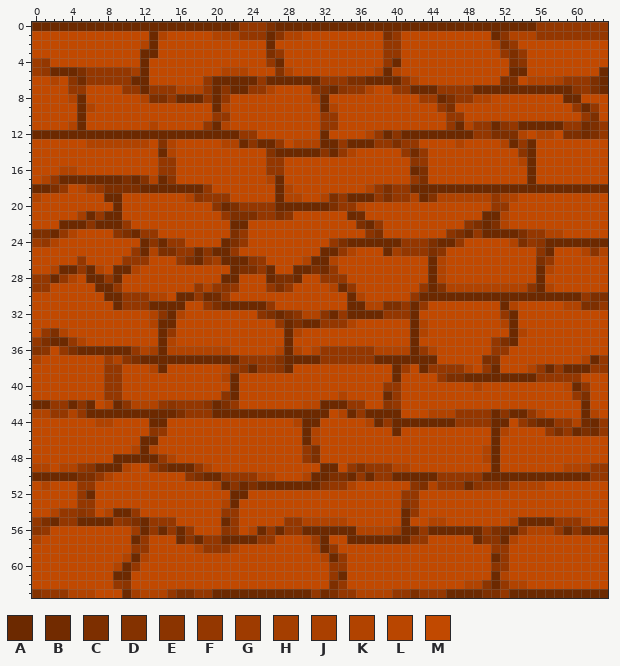
Edited in one commit: pixel-art sprite (Assets/Levels/ModularKit/WallCorner_Brick.png). Above is the file before it was changed.
The file is 64x64 pixels. Colours within 5 levels of each other are drawn and written as one.
Palette (. is transparent): A #6c2900  B #722b00  C #7d2f00  D #843200  E #8b3400  F #943700  G #9e3b00  H #a43e00  J #aa4000  K #b14300  L #b94600  M #c14900
After:
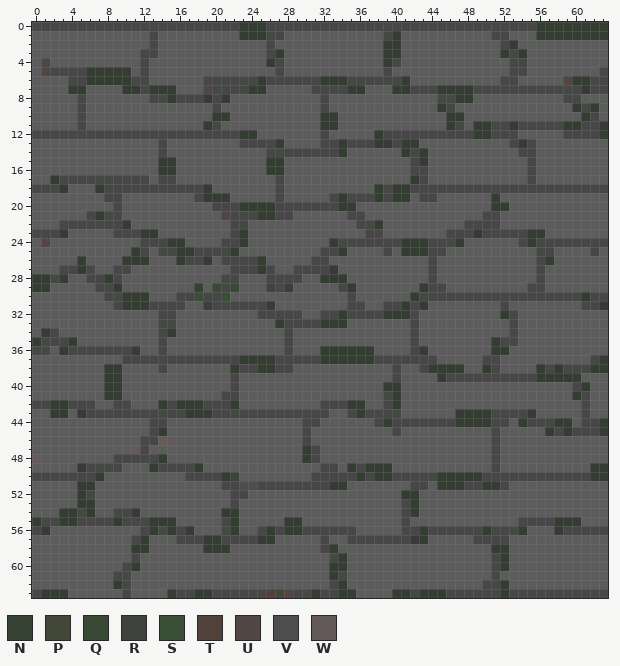
Colours new in this view: N #364334  P #424737  Q #394936  R #3e443d  S #3b4f38  T #51413b  U #514644  V #4e4e4e  W #635a59
The author wrote: Changed bricks to cobblestone work
Edits made:
colour A: #6c2900 -> #474747
colour F: #943700 -> #343d32
colour M: #c14900 -> #5c5c5c
Changed rows in their new state; - is a pixel that keeps its letter.
first column x 0:
 0 --------------------------A-------------------------------------
 1 --------------M-----MMM----AMM---------A------------AMMM--------
 2 ------------M--------------------------------------MA-----------
 3 --------------------------A--------------------------A----------
 4 MU---------------------------------------------------AA---------
 5 MU---A-----M---------MMM---AM---------M-M-----------------------
 6 --M-AA-------------A---------------AA-----M---------AA-MMMMU--A-
 7 ----------------MMMU-A----M----AA-A--M----------------------A-A-
 8 ----M-------MAA----------------M-----------MM-A--MM-------------
 9 ------M--------------M-----------M------------A-----------------
10 --------------------------------------------------------------A-
11 ----M--------M-------M--------------------------M---A--------AA-
12 -------------------------------------M--A----------AAAM-MM-AAAA-
13 ------MMMMMMM-AM-----MM-A----MMM--------A------M----M-----------
14 ---------------M----------A-----A--M------A-----------A---------
15 ------------------------------------------A-----------M---------
16 ---MM--------------------------------------A--------------------
17 -M--------A-AM-A----------M----------------A--------------------
18 --A--MM-AAAA----------------M--------M-A------------------------
19 M----------------MA---------MM--MA-----A--M-AMMMMMM-MM----------
20 --------------------A-A----------A--M---------------------------
21 -----M---------------UAAA--AA-------A---------------M-----------
22 ------A-----------------------------A-----------AA-AM-----------
23 AA--M----AA-----------A--------------AA-------AA------A--MM-----
24 MUM----------A--------A-----------A---------A--------MA-A-------
25 -------------MAA---A---------------M----M---AA----------A----MAM
26 -----------------A--M---A-----M--M-----------M----------A-------
27 --M----M---M-----------AA------AA------------M-----------M------
28 ----M----------------------AA----------------M------------------
29 ------------------NMQAQ---QAN----M-----------AMMMMMMMMMA-M------
30 -------------MM---S-AS--------------M-------------------------AA
31 -------------------NA----------------MMAA------------M-----MMAA-
32 -------------MA-M--------AA-AAMMA-------------------------------
33 -------------M---------------A-----M-------M--------M-----------
34 --AM-------------------------M-------------M----------M---------
35 -A---M---------M------------------------------------A-----------
36 AA--A-------MM-MMMMMMM-----M-M-M------MMMM--M-------------------
37 M-------MMAA---------------A----------------------AA---------M--
38 -------------M-------M-A---A-------------M------M------M--------
39 ---------------------M------------------------AA----------------
40 -------------------------------------------------M---------M----
41 ---------------------A------------M--------------------------A--
42 -----A--M-AMMM-A---A-A--------MM-------A------------------------
43 MM--M-----------A-----------------M---------MMM-----A---M-----M-
44 -------MM--------------------M-------M-----------------A----MA--
45 -------------A-----------------M--------------------M-----A--AA-
46 --------------W----------------M--------------------------------
47 ----------WW-W-----------------A------------------M-------------
48 W--------------M---------------A------------------M-------------
49 MM-MM-A---M---A----M----------------A---MM-----------------MMM--
50 -----AA-M--------AA---RMMMM---M--AA-----------------------------
51 -M------------------M-AVV-------A--M------AAM----A--AMMMM-------
53 ---------------------M-------------------A----------------------
54 --M--A--M-------------------------------------------------------
55 -A--------AA------------------MMMMM---------MM-------M-------M--
56 A----------M---------A--M-----------MMMMM----------AA--MMM--A---
57 M----------------A------------MM------------------AA-M----------
58 ------------------M---M--------M--------------------------------
59 ----------M-M-------------------M-------------------------------
60 ---------M-----------------------------------------A------------
61 ----------------------------------------------------M-----------
62 ----------A----------------------A--------------MMA--MM---------
63 A---MMM----MMMM-AA--------TPU---AA--MMMM--A-------AA------------
Boxes around the changes in both pictures, in picture pixels (x1, y1, x2, y2):
changed: (32, 22, 608, 598)
